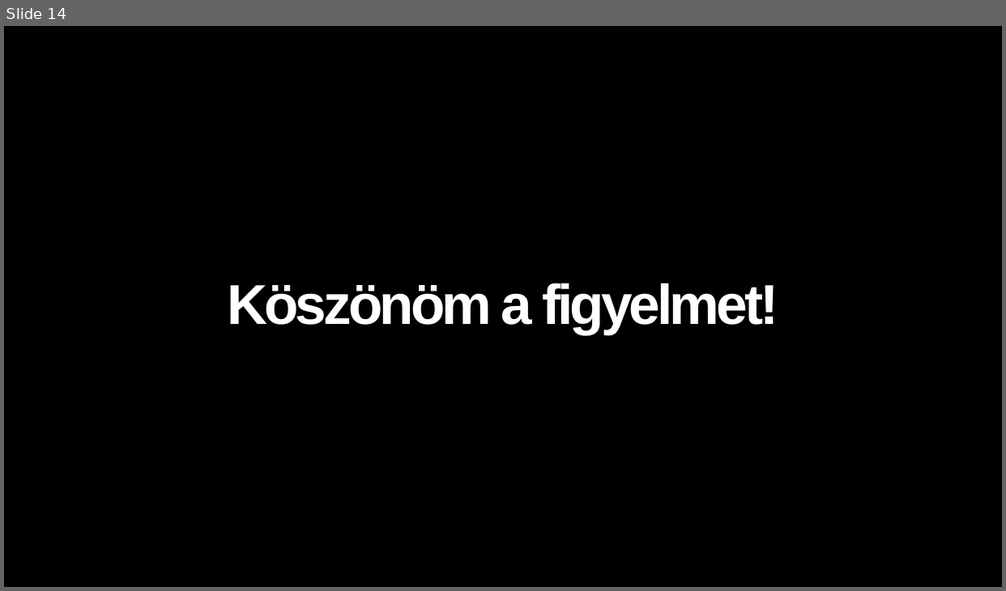
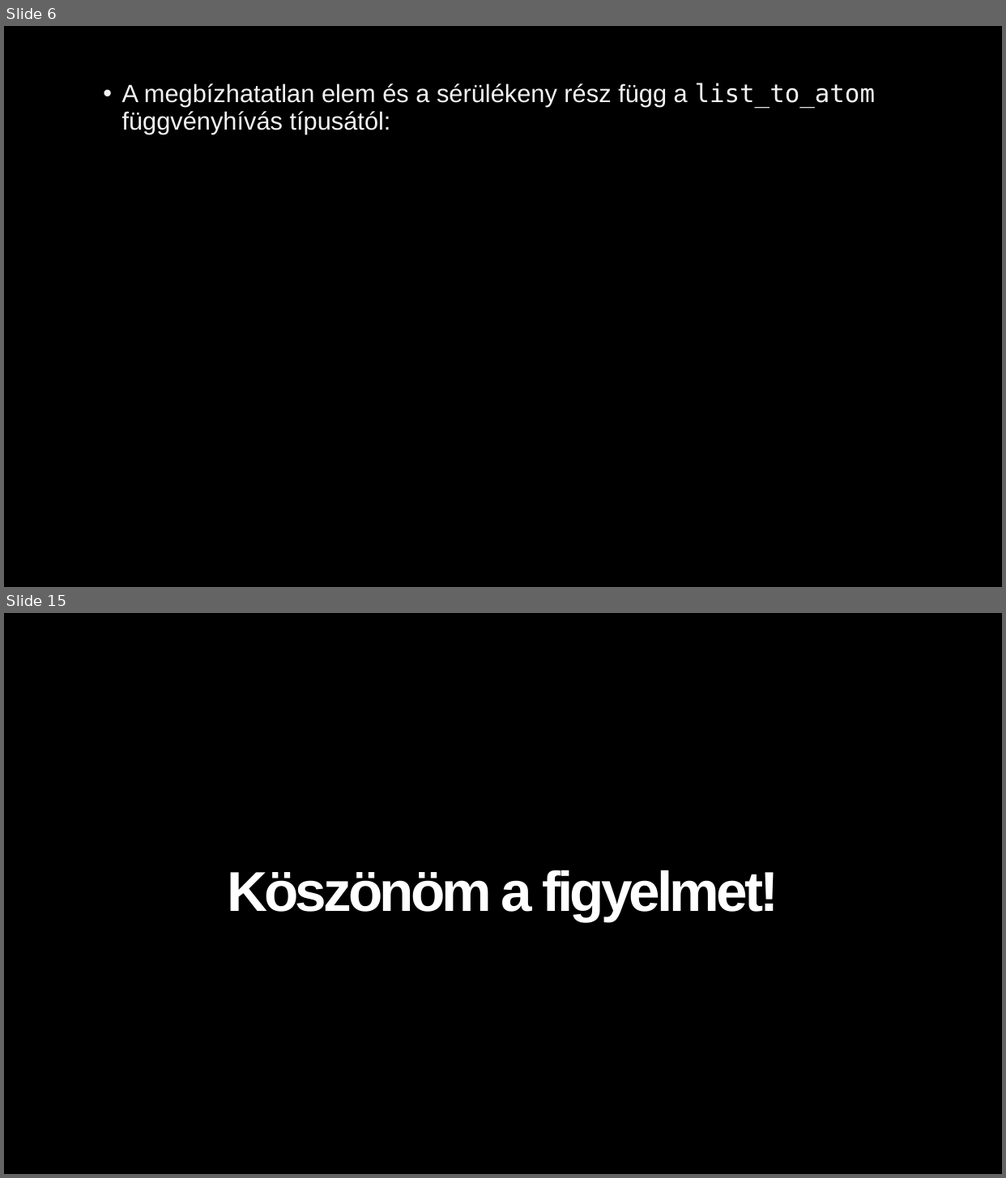
Before and after one commit to juhasznellee/msc_szakdoga, a slide deck: diplomamunka.pptx. Shown one above the other, each under a label of ours: slide 14 before the commit, slides 6 and 15 after it; the slides between them are not shown. The pictures are 1006x591 and 1006x1178 pixels, drawn with LibreOffice and Linux fonts; fonts in the diff are those of the drawing; background and template pictures are left out. Boxes give left, top, right and bottom in pixels: in the first picture for what was removed or moved away, otherwise in the second. Text is boxed around its words. In the diff, an @@ line names an element or a change of style, - is before the commit and + after.

```diff
--- a/diplomamunka.pptx
+++ b/diplomamunka.pptx
@@ slide 6 added at [4,26,1002,587], background picture (left out) @@
@@ text added at [122,83,875,134], 24 pt, text #F2F2F2 @@
+• A megbízhatatlan elem és a sérülékeny rész függ a list_to_atom függvényhívás típusától:
@@ what was slide 14 is now slide 15 @@
```
Also in this commit, not shown: 11 slides changed.
